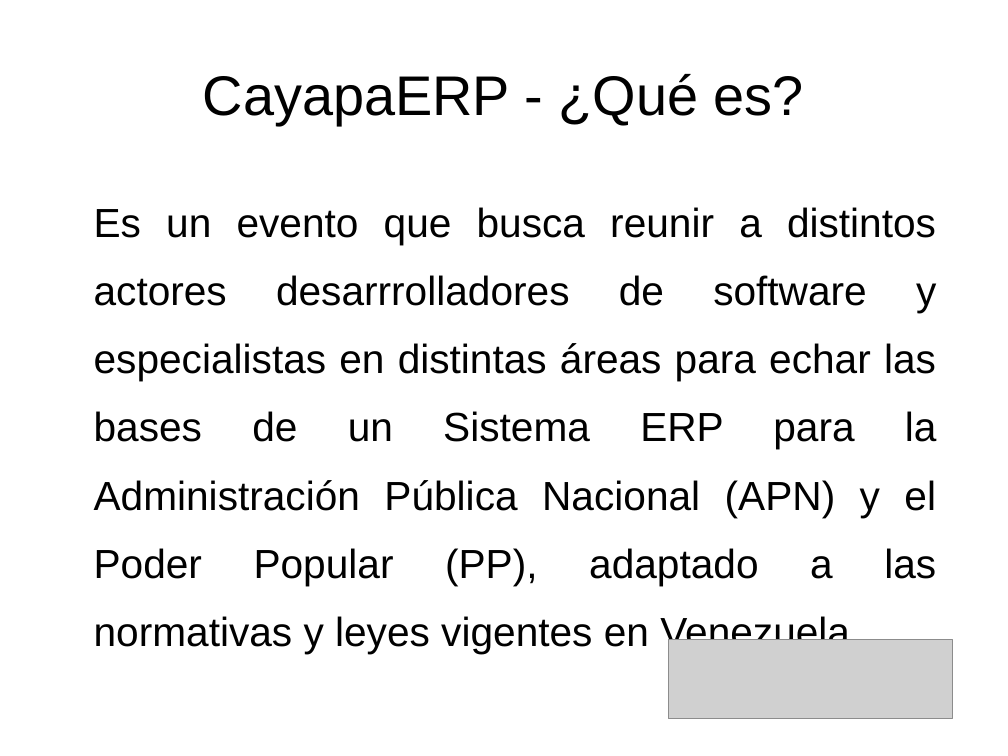
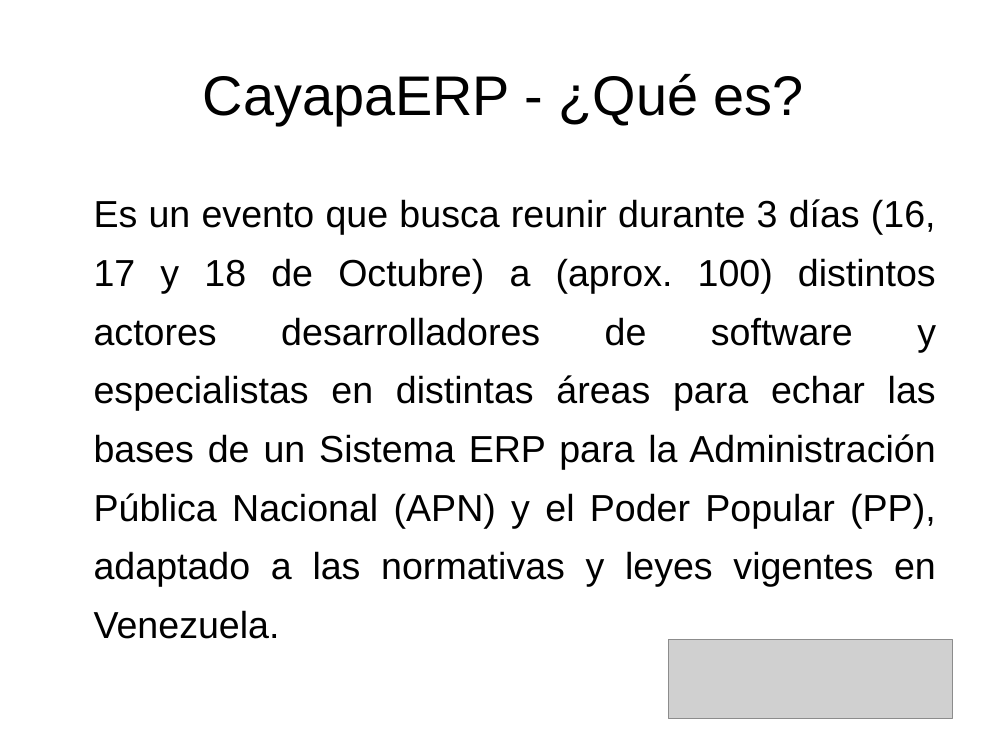
Before and after one commit to BachacoVE/Docs, a slide deck: slide 13 of cayapa-erp/Reunión CCS - 15082015.odp (slide 12 before the commit). Drawn at 1008x756 pixels with LibreOffice and Linux fonts; fonts in the diff are those of the drawing; grey boxes stand for pictures. Boxes give left, top, right and bottom in pixels: in the first picture for what was removed or moved away, otherwise in the second. Text is boxed around its words. In the diff, an @@ line names an element or a change of style, - is before the commit and + after.

```diff
--- a/cayapa-erp/Reunión CCS - 15082015.odp
+++ b/cayapa-erp/Reunión CCS - 15082015.odp
@@ text at <box>94,199,936,587</box>: text changed; size 32 to 29.6 pt @@
-Es un evento que busca reunir a distintos actores desarrrolladores de software y especialistas en distintas áreas para echar las bases de un Sistema ERP para la Administración Pública Nacional (APN) y el Poder Popular (PP), adaptado a las normativas y leyes vigentes en Venezuela.
+Es un evento que busca reunir durante 3 días (16, 17 y 18 de Octubre) a (aprox. 100) distintos actores desarrolladores de software y especialistas en distintas áreas para echar las bases de un Sistema ERP para la Administración Pública Nacional (APN) y el Poder Popular (PP), adaptado a las normativas y leyes vigentes en Venezuela.
```
Also in this commit, not shown: 3 other slides changed, 1 slide added.
